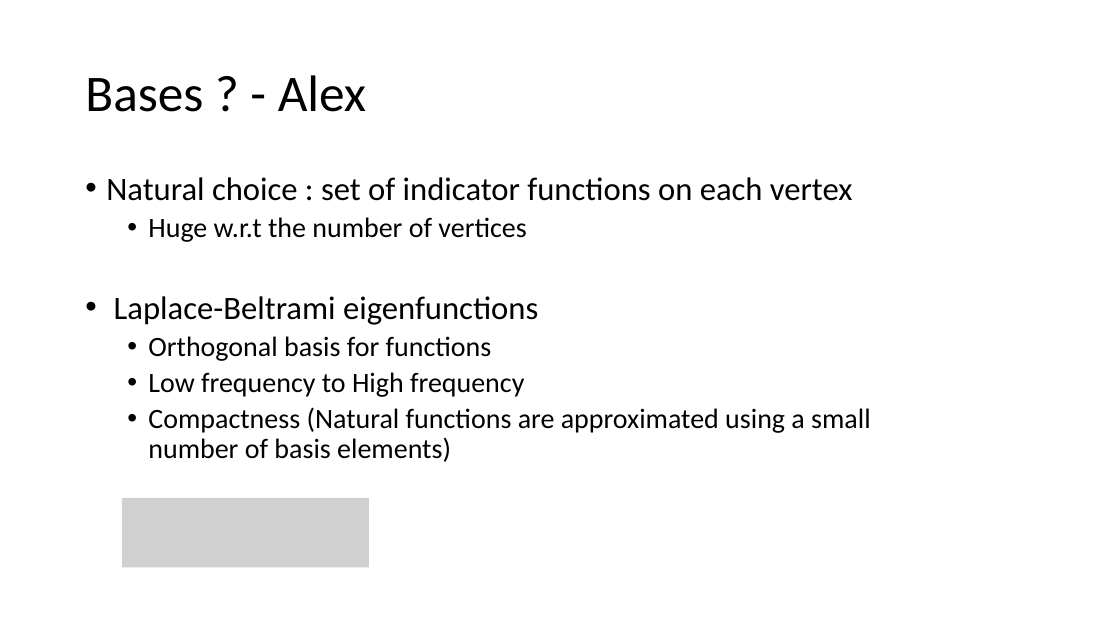
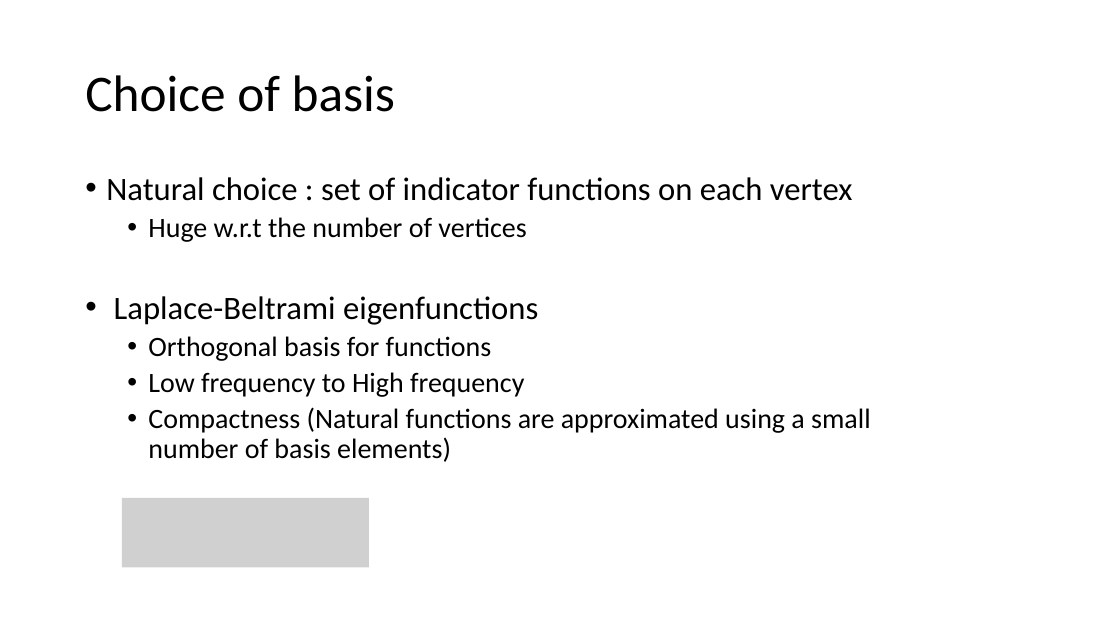
Before and after one commit to Al-th/MVA_Project_FunctionalMaps, a slide deck: slide 7 of Report/Presentation_slidesAlex.pptx. Drawn at 1120x630 pixels with LibreOffice and Linux fonts; fonts in the diff are those of the drawing; grey boxes stand for pictures. Boxes give left, top, right and bottom in pixels: in the first picture for what was removed or moved away, otherwise in the second. Text is boxed around its words. In the diff, an @@ line names an element or a change of style, - is before the commit and + after.

```diff
--- a/Report/Presentation_slidesAlex.pptx
+++ b/Report/Presentation_slidesAlex.pptx
@@ title at (85, 75, 395, 112): text changed @@
-Bases ? - Alex
+Choice of basis
```
Also in this commit, not shown: 5 other slides changed, 1 other file.
